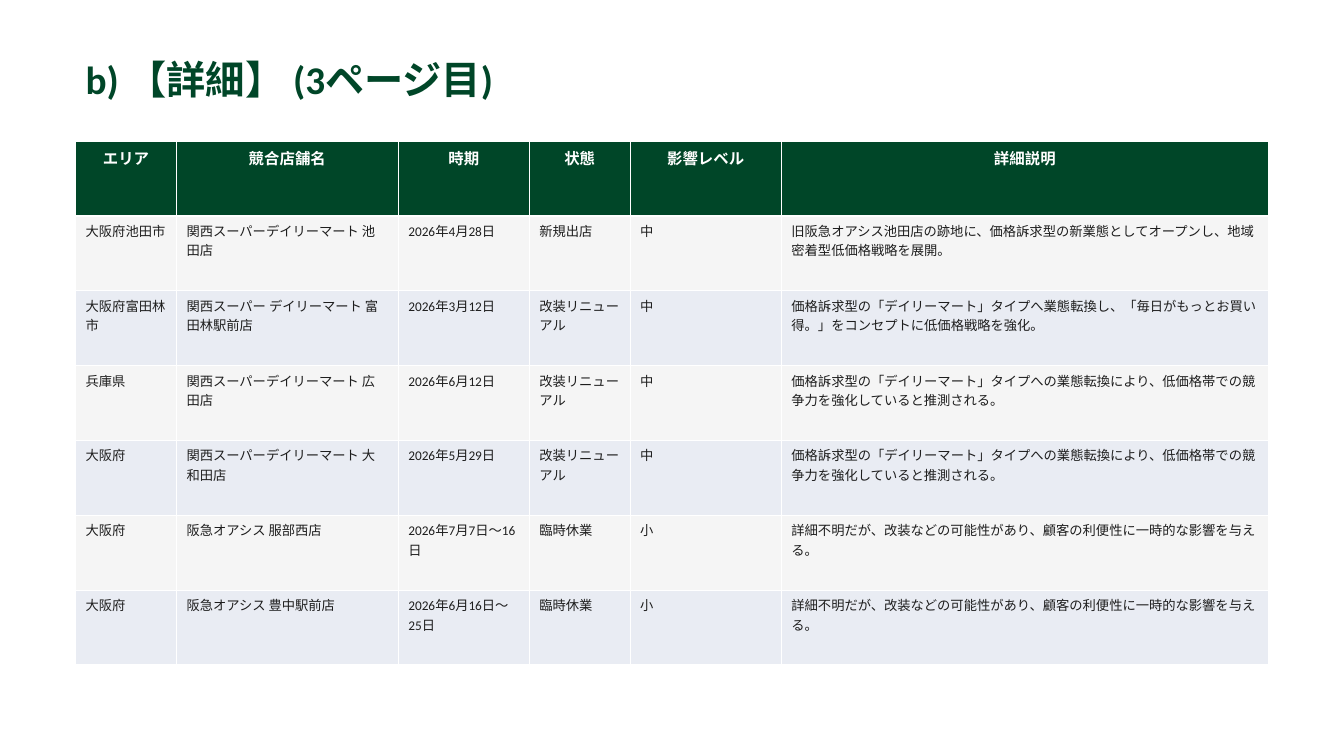
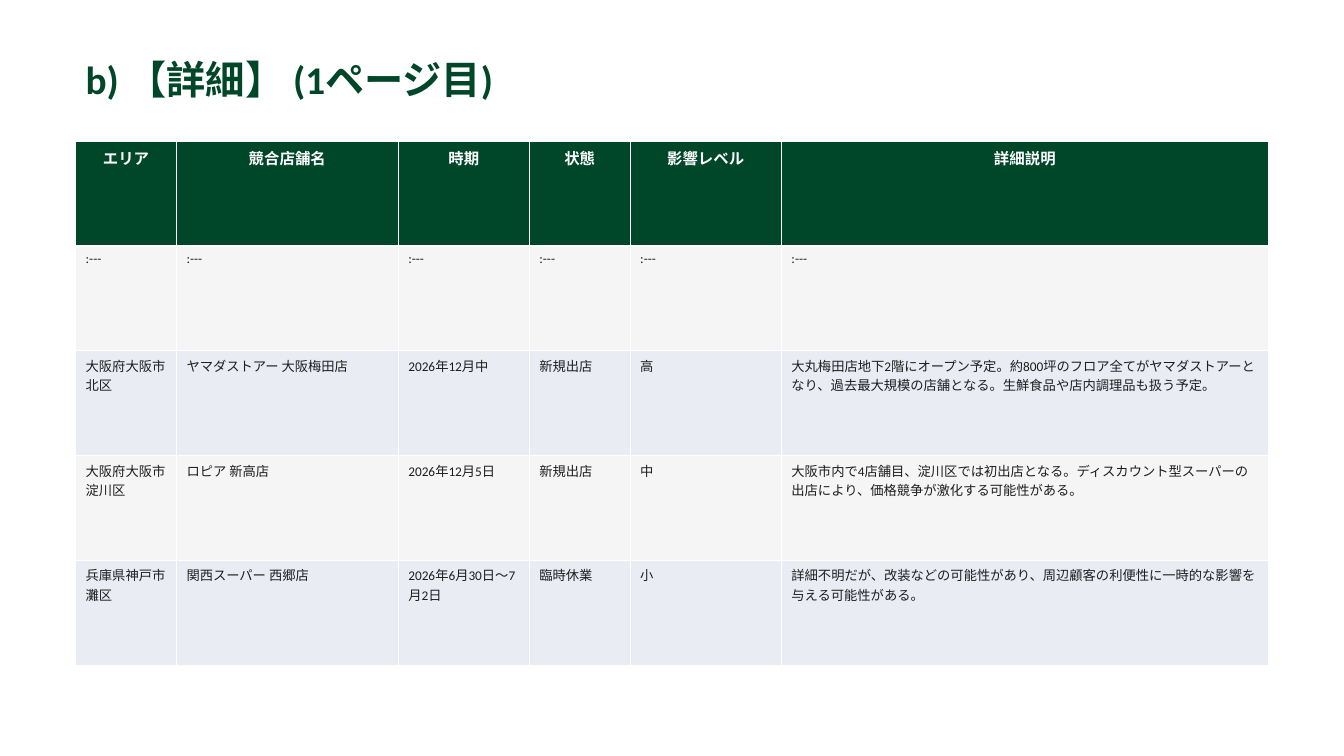
Before and after one commit to yutatbgt-bit/Competitive-research, a slide deck: slide 3 of report/2026_06_15_competitive_report.pptx (slide 5 before the commit). Drawn at 1344x756 pixels with LibreOffice and Linux fonts; fonts in the diff are those of the drawing. Boxes give left, top, right and bottom in pixels: in the first picture for what was removed or moved away, otherwise in the second. Text is boxed around its words. In the diff, an @@ line names an element or a change of style, - is before the commit and + after.

```diff
--- a/report/2026_06_15_competitive_report.pptx
+++ b/report/2026_06_15_competitive_report.pptx
@@ text at (86,60,493,100): text changed @@
-b) 【詳細】 (3ページ目)
+b) 【詳細】 (1ページ目)
@@ table at (76,141,1268,665) @@
-row 2: 大阪府池田市 | 関西スーパーデイリーマート 池田店 | 2026年4月28日 | 新規出店 | 中 | 旧阪急オアシス池田店の跡地に、価格訴求型の新業態としてオープンし、地域密着型低価格戦略を展開。
-row 3: 大阪府富田林市 | 関西スーパー デイリーマート 富田林駅前店 | 2026年3月12日 | 改装リニューアル | 中 | 価格訴求型の「デイリーマート」タイプへ業態転換し、「毎日がもっとお買い得。」をコンセプトに低価格戦略を強化。
-row 4: 兵庫県 | 関西スーパーデイリーマート 広田店 | 2026年6月12日 | 改装リニューアル | 中 | 価格訴求型の「デイリーマート」タイプへの業態転換により、低価格帯での競争力を強化していると推測される。
-row 5: 大阪府 | 関西スーパーデイリーマート 大和田店 | 2026年5月29日 | 改装リニューアル | 中 | 価格訴求型の「デイリーマート」タイプへの業態転換により、低価格帯での競争力を強化していると推測される。
-row 6: 大阪府 | 阪急オアシス 服部西店 | 2026年7月7日～16日 | 臨時休業 | 小 | 詳細不明だが、改装などの可能性があり、顧客の利便性に一時的な影響を与える。
-row 7: 大阪府 | 阪急オアシス 豊中駅前店 | 2026年6月16日～25日 | 臨時休業 | 小 | 詳細不明だが、改装などの可能性があり、顧客の利便性に一時的な影響を与える。
+row 2: :--- | :--- | :--- | :--- | :--- | :---
+row 3: 大阪府大阪市北区 | ヤマダストアー 大阪梅田店 | 2026年12月中 | 新規出店 | 高 | 大丸梅田店地下2階にオープン予定。約800坪のフロア全てがヤマダストアーとなり、過去最大規模の店舗となる。生鮮食品や店内調理品も扱う予定。
+row 4: 大阪府大阪市淀川区 | ロピア 新高店 | 2026年12月5日 | 新規出店 | 中 | 大阪市内で4店舗目、淀川区では初出店となる。ディスカウント型スーパーの出店により、価格競争が激化する可能性がある。
+row 5: 兵庫県神戸市灘区 | 関西スーパー 西郷店 | 2026年6月30日～7月2日 | 臨時休業 | 小 | 詳細不明だが、改装などの可能性があり、周辺顧客の利便性に一時的な影響を与える可能性がある。
```
Also in this commit, not shown: 4 other slides changed, 3 slides removed, 4 other files.
